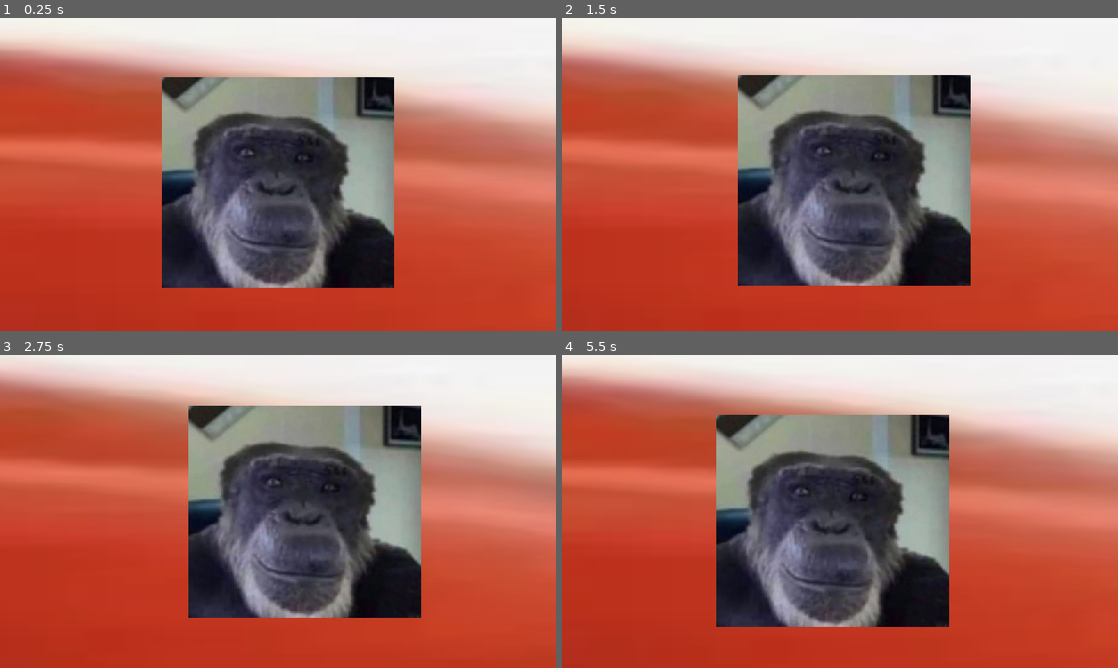
Above: before the commit, frames 1-4 (two rows, left to right).
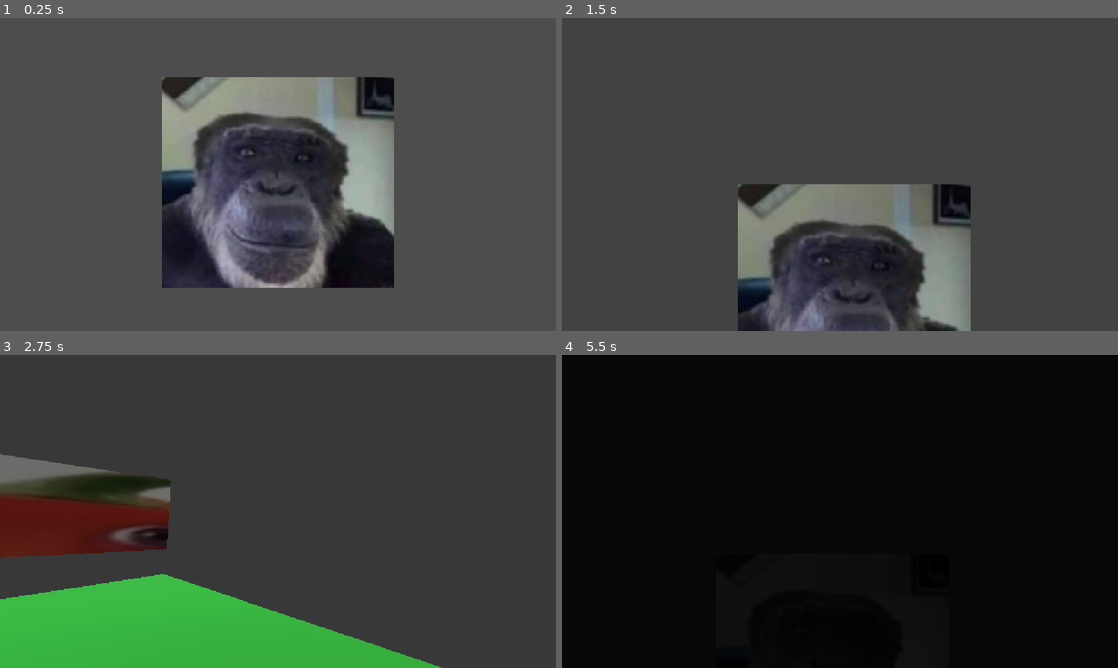
Above: after the commit, the same moments.

Repository: JustMan444/Game
Game: Godot game, scene res://scenes/level.tscn
The game is run twice, just before and just after one commit, with the same random seed, the same clock (stepped at 60 frames per second) and the same inputs.
Inputs (mouse positions are in pixels of both pictures, inside the frame that each line leads up to):
- Up to frame 1 (0.25 s): no input
- Up to frame 2 (1.5 s): tap Enter (ui_accept) at 0.5 s; move the mouse to (962, 158) at 0.52 s; hold D (move_right) 0.53-1.28 s; hold R 0.53-1.28 s; click (962, 158) at 0.67 s; tap Space (jump) at 0.77 s; move the mouse to (728, 190) at 1.27 s; hold S (move_back) from 1.28 s (still down); tap E (interact) at 1.35 s; click (728, 190) at 1.42 s
- Up to frame 3 (2.75 s): tap Space (jump) at 1.52 s; tap R at 1.55 s; move the mouse to (333, 442) at 2.02 s; release S (move_back) at 2.03 s; hold D (move_right) from 2.03 s (still down); hold R from 2.03 s (still down); click (333, 442) at 2.17 s
- Up to frame 4 (5.5 s): move the mouse to (812, 574) at 2.77 s; release D (move_right) at 2.78 s; release R at 2.78 s; hold W (move_forward) 2.78-3.53 s; tap C at 2.85 s; click (812, 574) at 2.92 s; tap Space (jump) at 3.02, 3.77, 4.52 s; tap R at 3.05, 4.55 s; move the mouse to (1006, 558) at 3.52 s; hold R 3.53-4.28 s; hold A (move_left) 3.53-5.03 s; click (1006, 558) at 3.67 s; tap Escape at 4.15 s; move the mouse to (673, 464) at 4.27 s; tap E (interact) at 4.35 s; click (673, 464) at 4.42 s; move the mouse to (867, 511) at 5.02 s; hold S (move_back) from 5.03 s (still down); hold R from 5.03 s (still down); click (867, 511) at 5.17 s

The runs differ from the first frame. In frame 1, 72% of the frame differs, in the area x 0-100%, y 0-100%; in frame 2, 95%; in frame 3, 92%; in frame 4, 97%.

Commit message:
GODNO
добавлен менеджер Input для исправления ошибки переписан Game_Manager из за которого все сломалось((( и я просто откатил обновление ЛОЛ а еще добавлена клавиша для переключения и я пойду сделаю отдельный скрипт для обьекта НПС для сценариста чтобы тот мог управлять диалогами в движке

Diff:
--- a/project.godot
+++ b/project.godot
@@ -21,6 +21,9 @@
 GlobalVars="*uid://cti7dk65g4rva"
 Globalnos="*uid://ddwrrc5y6j1j5"
 Effects="*uid://5xdrvw842eia"
+GameManager="*uid://b4xfr74mjtl3q"
+Xdd="uid://cns5uddxvelpo"
+InputManager="*uid://boq0cxajgvyx3"
 
 [display]
 
--- a/scenes/level.tscn
+++ b/scenes/level.tscn
@@ -4,7 +4,7 @@
 [ext_resource type="Texture2D" uid="uid://c0ylia515riqp" path="res://assets/images/Очень важная вещь!.png" id="1_w7c3h"]
 
 [sub_resource type="RectangleShape2D" id="RectangleShape2D_qgm6r"]
-size = Vector2(5.170333, 41.62745)
+size = Vector2(33.59568, 41.62745)
 
 [sub_resource type="BoxMesh" id="BoxMesh_qgm6r"]
 
@@ -14,8 +14,13 @@
 [node name="Node2D" type="StaticBody2D" parent="." unique_id=499625618]
 
 [node name="CollisionShape2D" type="CollisionShape2D" parent="Node2D" unique_id=1714840684]
-position = Vector2(-2.748719, -31.024221)
-scale = Vector2(1.0003166, 0.99802816)
+position = Vector2(-16.965889, -31.02421)
+scale = Vector2(1.0003165, 0.998028)
+shape = SubResource("RectangleShape2D_qgm6r")
+
+[node name="CollisionShape2D" type="CollisionShape2D" parent="Node2D/CollisionShape2D" unique_id=1133826500]
+position = Vector2(6.309473, 873.7397)
+scale = Vector2(1.0003165, 0.998028)
 shape = SubResource("RectangleShape2D_qgm6r")
 
 [node name="MeshInstance2D" type="MeshInstance2D" parent="Node2D" unique_id=128060304]
@@ -32,5 +37,5 @@
 texture = ExtResource("1_w7c3h")
 
 [node name="Player2D" parent="." unique_id=186757084 instance=ExtResource("1_2q6dc")]
-position = Vector2(-1.5220604, 70.49177)
+position = Vector2(-9.195782, 1027.5305)
 scale = Vector2(-0.0034010895, -0.18132715)
--- /dev/null
+++ b/scripts/Game_Manager.gd
@@ -0,0 +1,45 @@
+extends Node
+
+# Данные для перехода между измерениями
+var player_position_2d = Vector2.ZERO
+var player_position_3d = Vector3.ZERO
+var current_dimension = "2d"
+
+# Инвентарь, здоровье, квесты
+var inventory = []
+var player_health = 100
+var quest_flags = {}
+
+# Флаг, чтобы избежать повторных переходов во время анимации
+var is_transitioning = false
+
+# Универсальная функция смены сцены с затемнением
+func switch_to_scene(path: String, fade_color: Color = Color.BLACK, fade_duration: float = 0.5):
+	if is_transitioning:
+		return
+	is_transitioning = true
+
+	# Затемняем экран
+	await Effects.fade_to(fade_color, fade_duration, 0.0)
+
+	# Меняем сцену
+	get_tree().change_scene_to_file(path)
+
+	# Постепенно появляемся
+	await Effects.fade_to(fade_color, fade_duration, 0.0)  # второй раз fade_to делает появление
+
+	is_transitioning = false
+
+# Переключение на 3D (сохраняет позицию игрока 2D)
+func switch_to_3d(player_2d_node: Node2D):
+	player_position_2d = player_2d_node.position
+	current_dimension = "3d"
+	switch_to_scene("res://scenes/3d_level.tscn")
+	#get_tree().call_deferred("change_scene_to_file", path)
+
+# Переключение на 2D (сохраняет позицию игрока 3D)
+func switch_to_2d(player_3d_node: Node3D):
+	player_position_3d = player_3d_node.position
+	current_dimension = "2d"
+	switch_to_scene("res://scenes/2d_level.tscn")
+	#get_tree().call_deferred("change_scene_to_file", path)
--- /dev/null
+++ b/scripts/InputManager.gd
@@ -0,0 +1,12 @@
+extends Node
+
+func _ready():
+	Input.set_mouse_mode(Input.MOUSE_MODE_VISIBLE)
+
+func _input(event):
+	# Захват по клику левой кнопкой
+	if event is InputEventMouseButton and event.button_index == MOUSE_BUTTON_LEFT and event.pressed:
+		Input.set_mouse_mode(Input.MOUSE_MODE_CAPTURED)
+	# Освобождение по ESC
+	if event is InputEventKey and event.keycode == KEY_ESCAPE and event.pressed:
+		Input.set_mouse_mode(Input.MOUSE_MODE_VISIBLE)
--- a/scripts/Player/player.gd
+++ b/scripts/Player/player.gd
@@ -7,6 +7,8 @@
 
 func _physics_process(delta: float) -> void:
 	# Add the gravity.
+	if Input.is_key_pressed(KEY_R):
+		GameManager.switch_to_scene("res://scenes/level.tscn")
 	if not is_on_floor():
 		velocity += get_gravity() * delta
 
--- a/scripts/Player2D/player_2d.gd
+++ b/scripts/Player2D/player_2d.gd
@@ -22,7 +22,8 @@
 	# Гравитация
 	if not is_on_floor():
 		velocity.y += gravity * delta
-
+	if Input.is_key_pressed(KEY_R):
+		GameManager.switch_to_scene("res://scenes/world.tscn")
 	# Прыжок
 	if Input.is_action_just_pressed("jump") and is_on_floor():
 		velocity.y = jump_velocity
--- /dev/null
+++ b/scripts/xdd.gd
@@ -0,0 +1,10 @@
+extends CanvasLayer
+
+func _ready():
+	Input.set_mouse_mode(Input.MOUSE_MODE_VISIBLE)
+
+func _input(event):
+	if event is InputEventMouseButton and event.button_index == MOUSE_BUTTON_LEFT and event.pressed:
+		Input.set_mouse_mode(Input.MOUSE_MODE_CAPTURED)
+	elif event is InputEventKey and event.keycode == KEY_ESCAPE and event.pressed:
+		Input.set_mouse_mode(Input.MOUSE_MODE_VISIBLE)
Binary file removed: exsports/index — копия.png
Not shown, removed: exsports/index — копия.png.import
Not shown, removed: exsports/index.png — копия.import
Not shown, changed: exsports/index.png.import
Not shown, added: scripts/Game_Manager.gd.uid
Not shown, added: scripts/InputManager.gd.uid
Not shown, added: scripts/xdd.gd.uid
Not shown, added: exsports/Game FIX.zip
Not shown, removed: exsports/game_for_game_jam_2026-08-23_15-21-52.zip
Not shown, removed: exsports/game_web_fixed.zip.zip
Not shown, removed: exsports/index — копия.html
Not shown, removed: exsports/index — копия.js
(and 6 more such lines)
